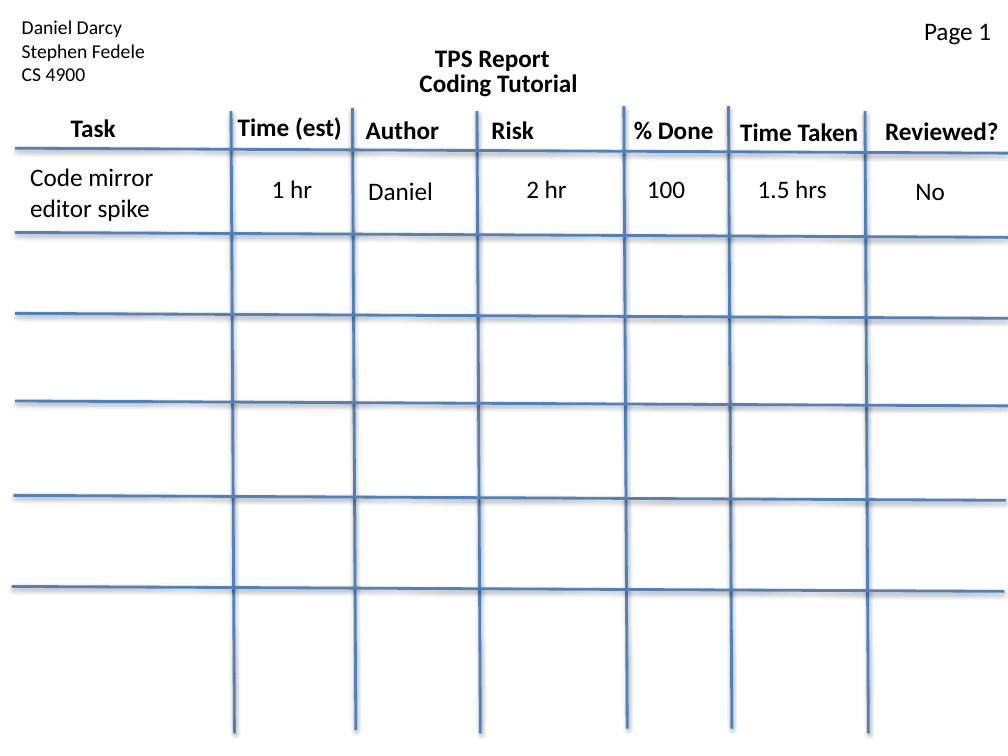
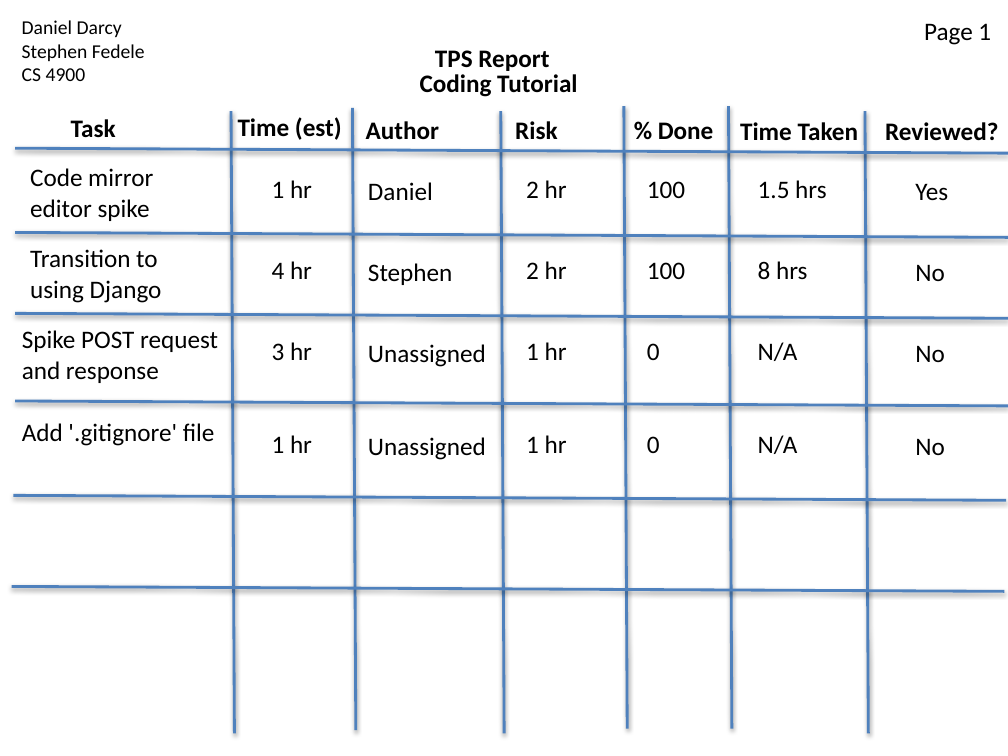
Before and after one commit to strangeprogrammer/CodeTutorials, a slide deck: slide 2 of Tps_Stories.pptx. Drawn at 1008x756 pixels with LibreOffice and Linux fonts; fonts in the diff are those of the drawing. Boxes give left, top, right and bottom in pixels: in the first picture for what was removed or moved away, otherwise in the second. Text is boxed around its words. In the diff, an @@ line names an element or a change of style, - is before the commit and + after.

```diff
--- a/Tps_Stories.pptx
+++ b/Tps_Stories.pptx
@@ line moved from (477, 111) - (481, 734) to (501, 111) - (504, 734) @@
@@ text "Risk": place and size @@
-text "Risk" at [491,121,533,140]
+text "Risk" at [515,121,557,140]
@@ text added at [915,183,948,200], 18 pt, text #000000 @@
+Yes
@@ text added at [30,249,162,303], 18 pt, text #000000 @@
+Transition to using Django
@@ text added at [272,261,312,279], 18 pt, text #000000 @@
+4 hr
@@ text added at [368,263,452,285], 18 pt, text #000000 @@
+Stephen
@@ text added at [526,261,567,279], 18 pt, text #000000 @@
+2 hr
@@ text added at [647,262,685,279], 18 pt, text #000000 @@
+100
@@ text added at [758,261,807,280], 18 pt, text #000000 @@
+8 hrs
@@ text "No": place and size @@
-text "No" at [915,183,945,200]
+text "No" at [915,264,945,281]
@@ text added at [22,330,218,383], 18 pt, text #000000 @@
+Spike POST request and response
@@ text added at [272,342,312,360], 18 pt, text #000000 @@
+3 hr
@@ text added at [368,344,486,367], 18 pt, text #000000 @@
+Unassigned
@@ text added at [526,342,567,360], 18 pt, text #000000 @@
+1 hr
@@ text added at [647,343,660,360], 18 pt, text #000000 @@
+0
@@ text added at [758,342,798,361], 18 pt, text #000000 @@
+N/A
@@ text added at [915,345,945,362], 18 pt, text #000000 @@
+No
@@ text added at [22,423,215,446], 18 pt, text #000000 @@
+Add '.gitignore' file
@@ text added at [272,435,312,453], 18 pt, text #000000 @@
+1 hr
@@ text added at [368,437,486,460], 18 pt, text #000000 @@
+Unassigned
@@ text added at [526,435,567,453], 18 pt, text #000000 @@
+1 hr
@@ text added at [647,436,660,453], 18 pt, text #000000 @@
+0
@@ text added at [758,435,798,454], 18 pt, text #000000 @@
+N/A
@@ text added at [915,438,945,455], 18 pt, text #000000 @@
+No
```
Also in this commit, not shown: 1 slide added, 1 slide removed.
